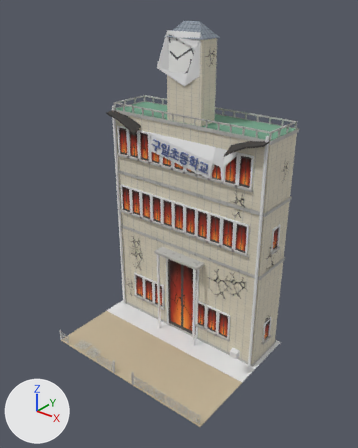
An edit to the FBX model Assets/Art/Buildings/Story04_구일초등학교_화남.fbx, drawn before and after from the same camera.
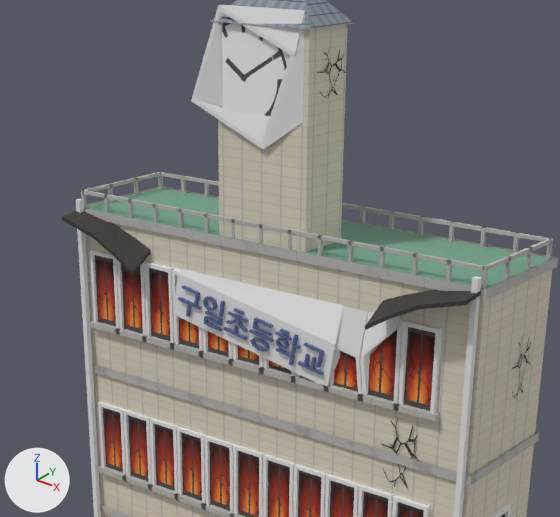
There are two pictures of each version: one whole from a 50 mm lens placed at (64.5, -77.0, 81.8), pointed at (2.8, 0.1, 33.9), one close up on the part from 23% to 84% of the width and 6% to 51% of the height. Arrows for +X, +Y and +Z are at lower left; the lights stay in place. The last two pictures show the newer version. Vertices at exactly the same position are counted once.

Names of what the first close-up shows: 'Story04_구일초등학교_화남'.
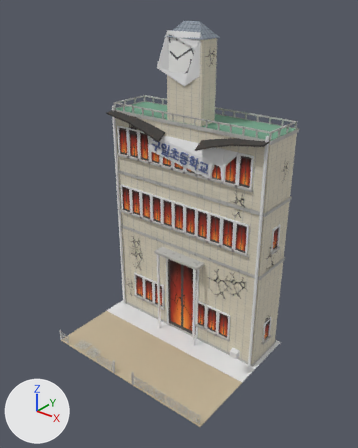
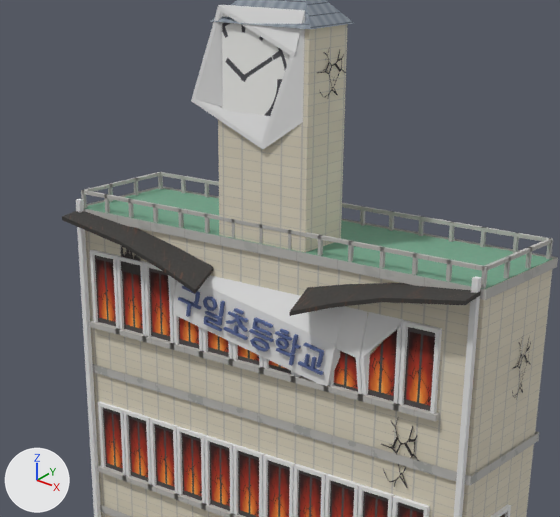
Changed parts and their boxes (x1, y1, x2, y2) in the close-ups (560 x 517 px; the box of a moved part takes in the faces that stretch with it):
part 1 of me_story04_구일초등학교_화남, moved or reshaped
    before: (62, 211, 150, 275)
    after: (62, 211, 213, 293)
part 2 of me_story04_구일초등학교_화남, moved or reshaped
    before: (365, 290, 481, 330)
    after: (289, 283, 481, 316)

The edits, one by one:
me_story04_구일초등학교_화남 has 3110 vertices, 2049 faces and spans x -1.94..1.93, y -1.49..1.49, z 0.0..6.58.
me_story04_구일초등학교_화남 is used by ob_story04_구일초등학교_화남; location (0.0, 0.0, 0.0); scale (11.4, 11.4, 11.4).
me_story04_구일초등학교_화남 part 1: the loose piece of 16 vertices spanning x -1.82..-1.08, y 0.22..0.43, z 4.45..4.82 is scaled about its middle by (1.86, 1, 1.08), then moved by (0.32, 0.0, -0.02).
me_story04_구일초등학교_화남 part 2: the loose piece of 16 vertices spanning x 1.08..1.82, y 0.22..0.43, z 4.45..4.82 is scaled about its middle by (1.86, 1, 1.08), then moved by (-0.32, 0.0, -0.02).
